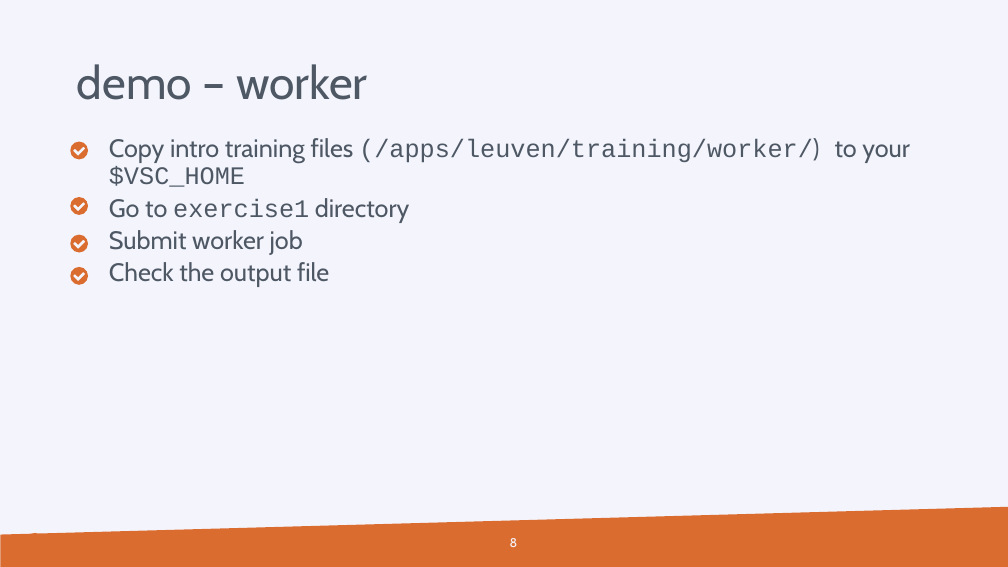
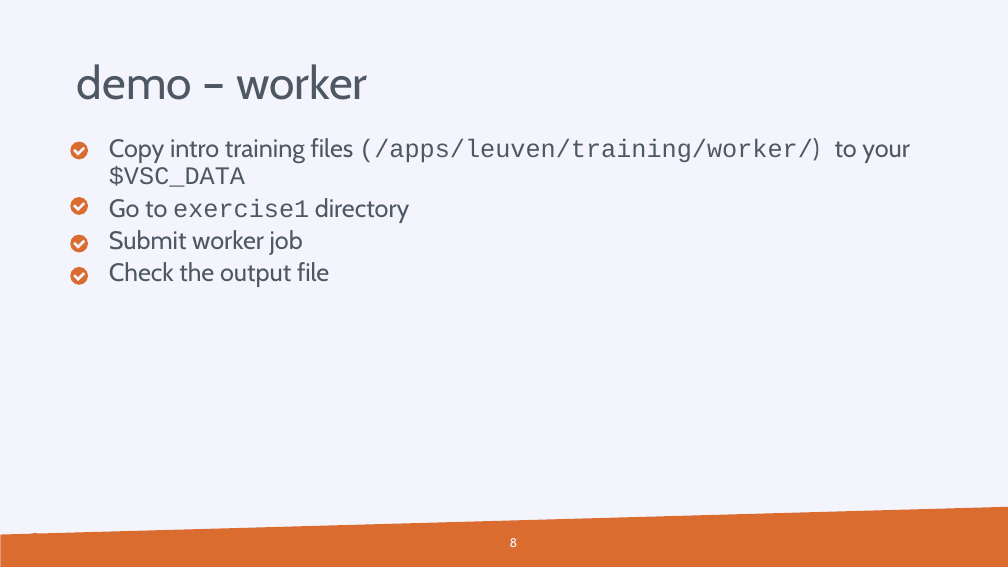
Before and after one commit to hpcleuven/HPC-intro, a slide deck: slide 8 of VSCintro-demo.pptx. Drawn at 1008x567 pixels with LibreOffice and Linux fonts; fonts in the diff are those of the drawing; background and template pictures are left out. Boxes give left, top, right and bottom in pixels: in the first picture for what was removed or moved away, otherwise in the second. Text is boxed around its words. In the diff, an @@ line names an element or a change of style, - is before the commit and + after.

```diff
--- a/VSCintro-demo.pptx
+++ b/VSCintro-demo.pptx
@@ text at [109,138,910,187]: text changed @@
-    Copy intro training files (/apps/leuven/training/worker/) to your $VSC_HOME
+    Copy intro training files (/apps/leuven/training/worker/) to your $VSC_DATA
```
Also in this commit, not shown: 2 other slides changed, 3 slides removed.
